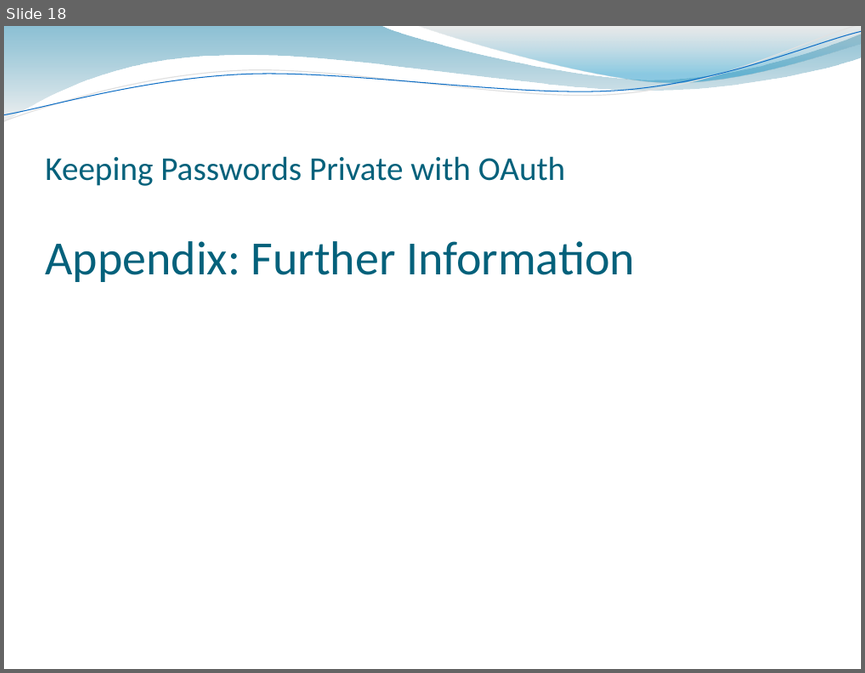
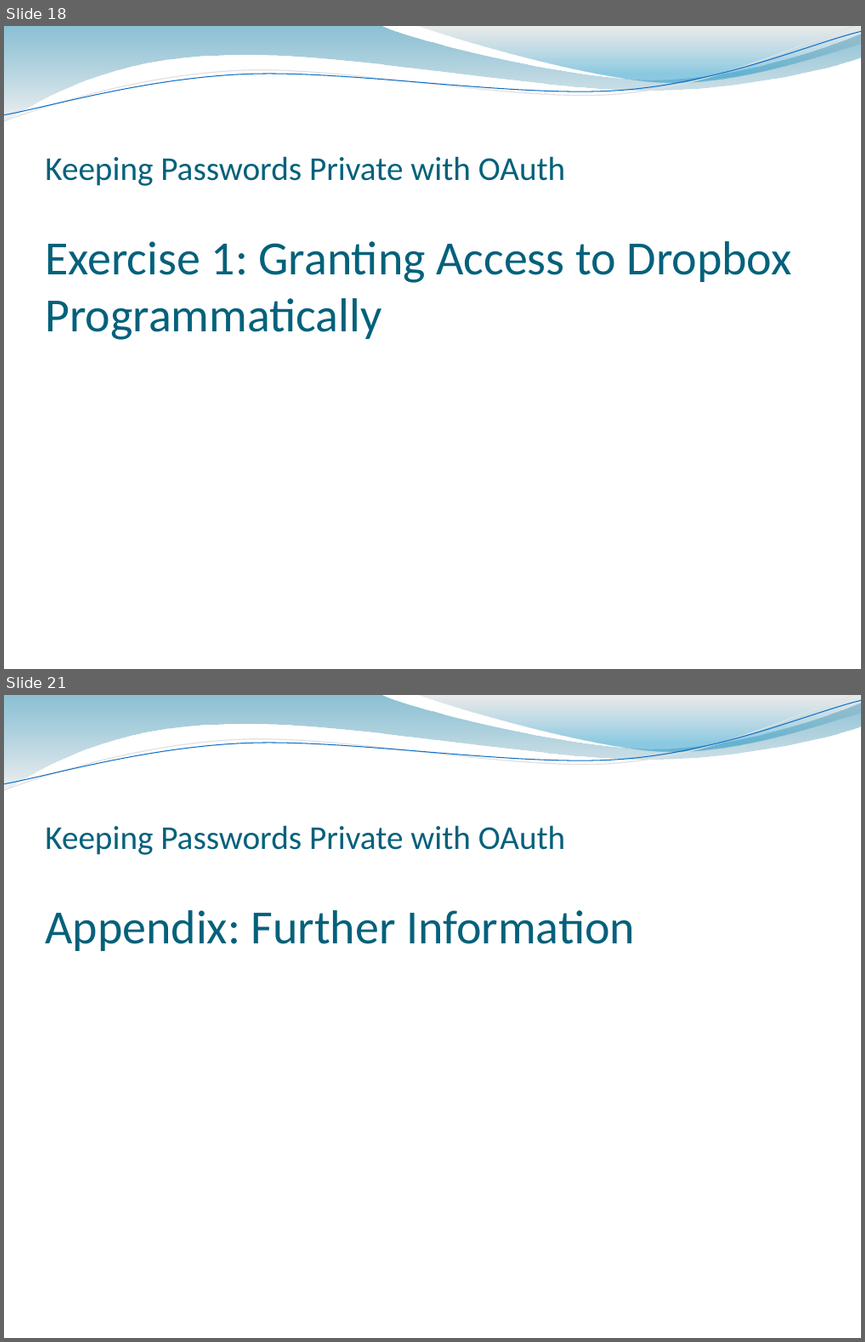
Before and after one commit to rozanski/bcs_spa14, a slide deck: session-materials/Oauth-Session.pptx. Shown one above the other, each under a label of ours: slide 18 before the commit, slides 18 and 21 after it; the slides between them are not shown. The pictures are 865x673 and 865x1342 pixels, drawn with LibreOffice and Linux fonts; fonts in the diff are those of the drawing. Boxes give left, top, right and bottom in pixels: in the first picture for what was removed or moved away, otherwise in the second. Text is boxed around its words. In the diff, an @@ line names an element or a change of style, - is before the commit and + after.

Commit message:
updated presentation with more detail on the exercise

```diff
--- a/session-materials/Oauth-Session.pptx
+++ b/session-materials/Oauth-Session.pptx
@@ slide 18 added at (4, 26, 861, 669), background #FFFFFF; not listed: 4 template elements that a slide beside it also shows @@
@@ text added at (45, 156, 792, 340), 40 pt, text #04617B @@
+Keeping Passwords Private with OAuth
+Exercise 1: Granting Access to Dropbox Programmatically
@@ what was slide 18 is now slide 21 @@
```
Also in this commit, not shown: 17 slides changed, 2 other slides added, 2 other files.
